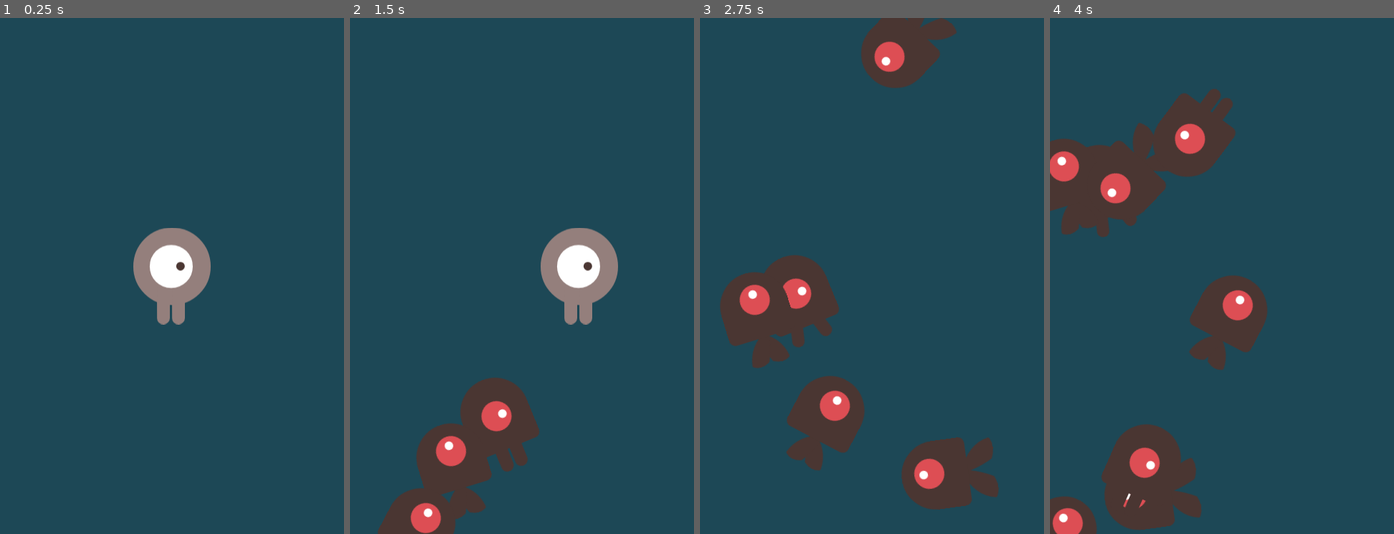
Above: before the commit, frames 1-4 (left to right).
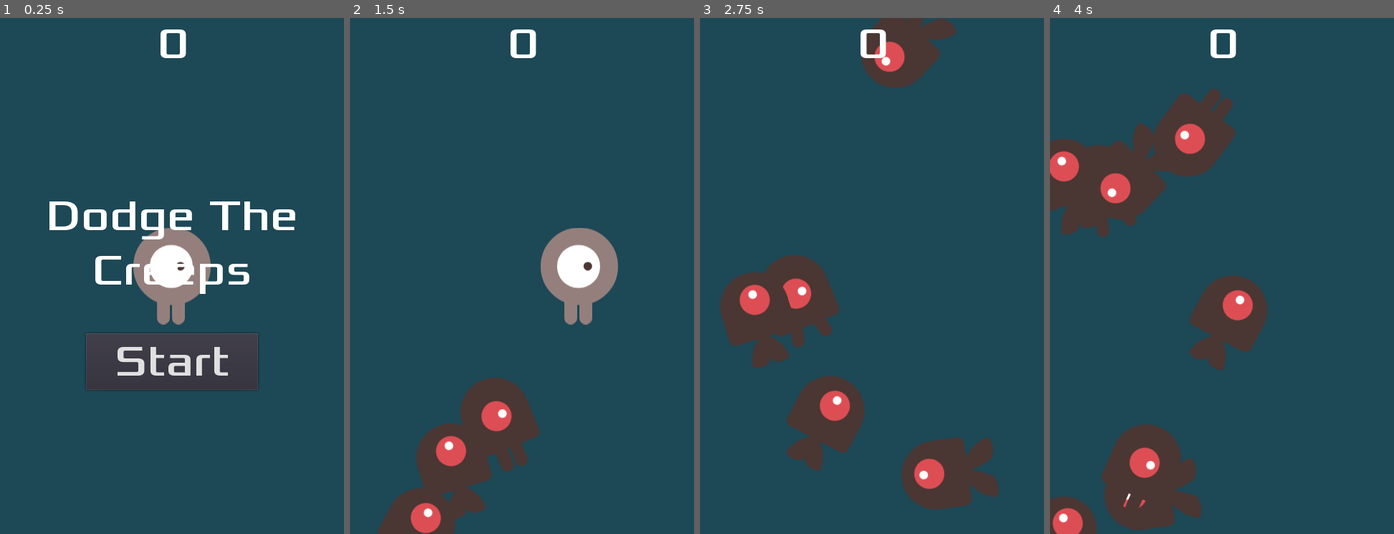
Above: after the commit, the same moments.

Repository: AbhinavRobinson/Godot-Tut-1
Game: Godot game, scene res://Main.tscn
The game is run twice, just before and just after one commit, with the same random seed, the same clock (stepped at 60 frames per second) and the same inputs.
Inputs (mouse positions are in pixels of both pictures, inside the frame that each line leads up to):
- Up to frame 1 (0.25 s): no input
- Up to frame 2 (1.5 s): click (522, 363) at 0.5 s, where only the run after the commit has a clickable "Start"; hold D (move_right) from 1.28 s (still down)
- Up to frame 3 (2.75 s): release D (move_right) at 2.03 s; hold S (move_down) from 2.03 s (still down)
- Up to frame 4 (4 s): release S (move_down) at 2.78 s; hold D (move_right) 2.78-3.53 s; hold W (move_up) from 3.53 s (still down)

The runs differ from the first frame. In frame 1, 8.0% of the frame differs, in the area x 14-86%, y 2-73%; in frame 2, 0.3%; in frame 3, 0.3%; in frame 4, 0.3%.

Commit message:
(feat): add HUD logic

Diff:
--- a/2d-dodge-the-creeps/HUD.gd
+++ b/2d-dodge-the-creeps/HUD.gd
@@ -1 +1,23 @@
 extends CanvasLayer
+
+signal start_game
+
+func update_score(score):
+	$ScoreLabel.text = str(score)
+
+func show_message(text):
+	$MessageLabel.text = text
+	$MessageLabel.show()
+	$MessageTimer.start()
+
+func show_game_over():
+	show_message("Game Over")
+
+func _on_Button_pressed():
+	$Button.hide()
+	$MessageLabel.hide()
+	emit_signal("start_game")
+
+
+func _on_MessageTimer_timeout():
+	$MessageLabel.hide()
--- a/2d-dodge-the-creeps/HUD.tscn
+++ b/2d-dodge-the-creeps/HUD.tscn
@@ -1,12 +1,14 @@
-[gd_scene load_steps=3 format=2]
+[gd_scene load_steps=4 format=2]
 
 [ext_resource path="res://fonts/xolonium-regular.ttf" type="DynamicFontData" id=1]
+[ext_resource path="res://HUD.gd" type="Script" id=2]
 
 [sub_resource type="DynamicFont" id=1]
 size = 60
 font_data = ExtResource( 1 )
 
 [node name="HUD" type="CanvasLayer"]
+script = ExtResource( 2 )
 
 [node name="ScoreLabel" type="Label" parent="."]
 anchor_left = 0.5
@@ -21,7 +23,7 @@
 "_edit_use_anchors_": false
 }
 
-[node name="MessageLabel2" type="Label" parent="."]
+[node name="MessageLabel" type="Label" parent="."]
 anchor_left = 0.5
 anchor_top = 0.5
 anchor_right = 0.5
@@ -52,3 +54,10 @@
 __meta__ = {
 "_edit_use_anchors_": false
 }
+
+[node name="MessageTimer" type="Timer" parent="."]
+wait_time = 2.0
+one_shot = true
+
+[connection signal="pressed" from="Button" to="." method="_on_Button_pressed"]
+[connection signal="timeout" from="MessageTimer" to="." method="_on_MessageTimer_timeout"]
--- a/2d-dodge-the-creeps/Main.gd
+++ b/2d-dodge-the-creeps/Main.gd
@@ -2,6 +2,7 @@
 
 # all mobs scene
 export (PackedScene) var mob_scene
+var score = 0
 
 func _ready():
 	# randomize on start
--- a/2d-dodge-the-creeps/Main.tscn
+++ b/2d-dodge-the-creeps/Main.tscn
@@ -1,8 +1,9 @@
-[gd_scene load_steps=5 format=2]
+[gd_scene load_steps=6 format=2]
 
 [ext_resource path="res://Main.gd" type="Script" id=1]
 [ext_resource path="res://Mob.tscn" type="PackedScene" id=2]
 [ext_resource path="res://Player.tscn" type="PackedScene" id=3]
+[ext_resource path="res://HUD.tscn" type="PackedScene" id=4]
 
 [sub_resource type="Curve2D" id=1]
 _data = {
@@ -33,4 +34,8 @@
 [node name="Player" parent="." instance=ExtResource( 3 )]
 position = Vector2( 240, 360 )
 
+[node name="HUD" parent="." instance=ExtResource( 4 )]
+
+[node name="ScoreTimer" type="Timer" parent="."]
+
 [connection signal="timeout" from="MobTimer" to="." method="_on_MobTimer_timeout"]
